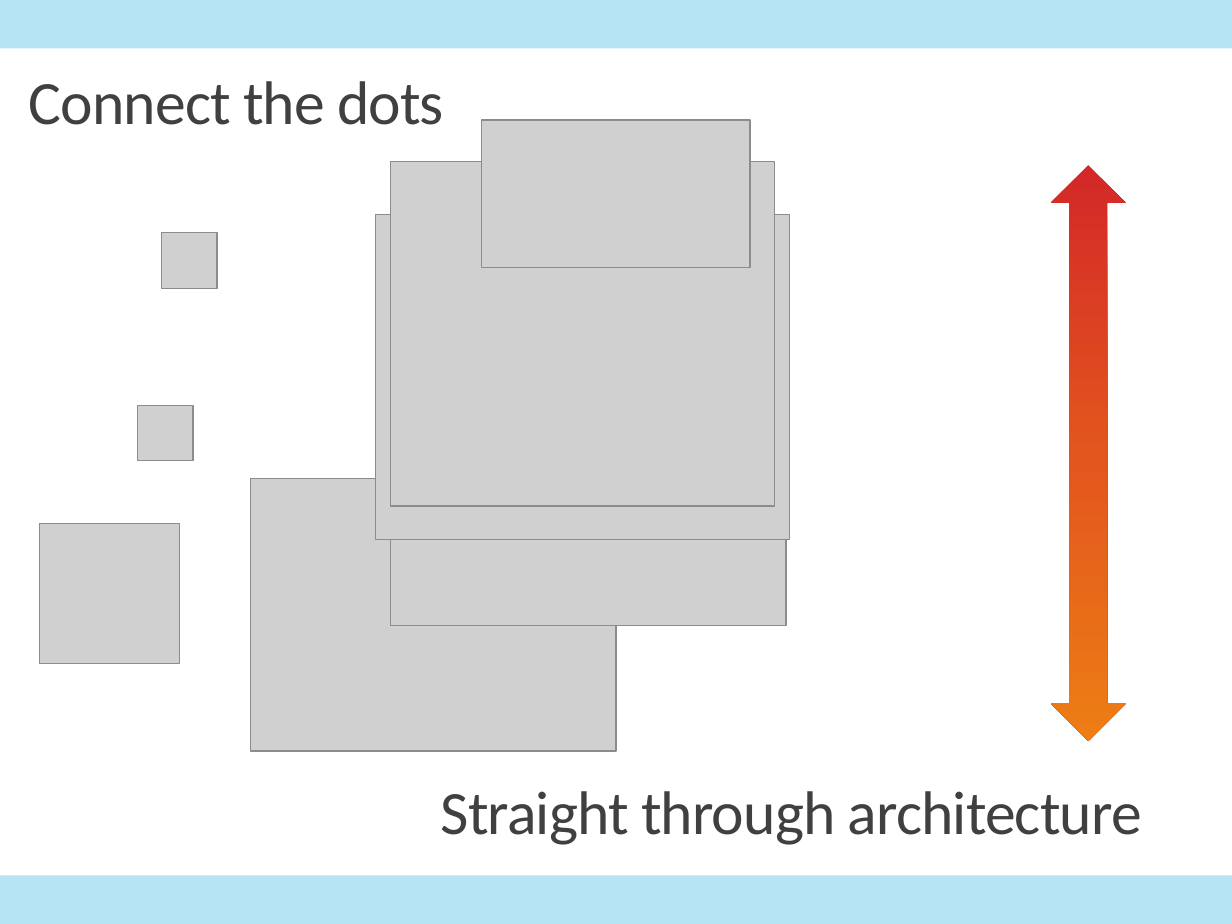
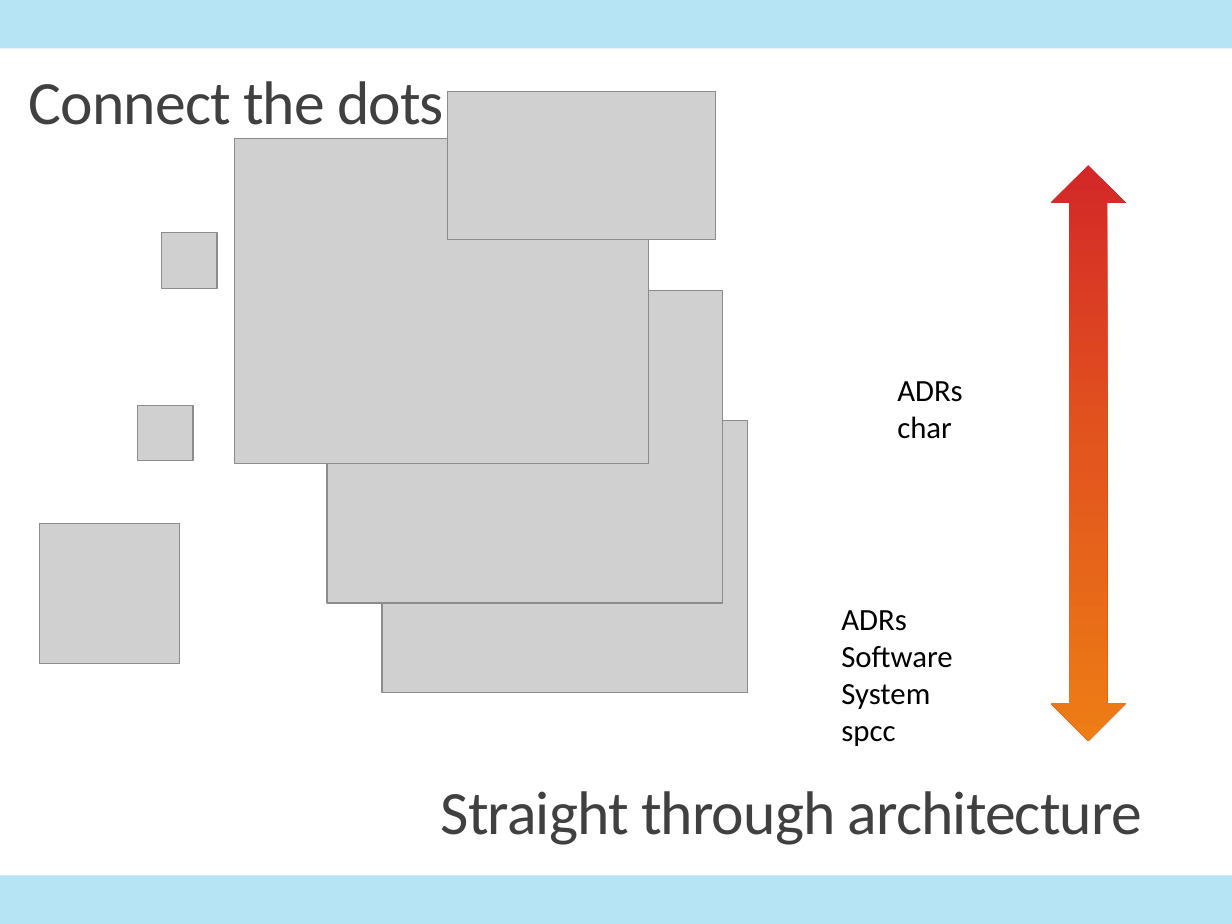
Before and after one commit to ITDependsQ42022/Hey-Blue, a slide deck: slide 4 of HeyBlue.pptx (slide 2 before the commit). Drawn at 1232x924 pixels with LibreOffice and Linux fonts; fonts in the diff are those of the drawing; grey boxes stand for pictures. Boxes give left, top, right and bottom in pixels: in the first picture for what was removed or moved away, otherwise in the second. Text is boxed around its words. In the diff, an @@ line names an element or a change of style, - is before the commit and + after.

```diff
--- a/HeyBlue.pptx
+++ b/HeyBlue.pptx
@@ picture: place and size @@
-picture at bbox=[482, 120, 750, 267]
+picture at bbox=[447, 91, 716, 239]
@@ picture: place and size @@
-picture at bbox=[376, 214, 790, 540]
+picture at bbox=[234, 139, 648, 464]
@@ picture removed at bbox=[391, 161, 774, 506] @@
@@ picture: place and size @@
-picture at bbox=[391, 313, 786, 626]
+picture at bbox=[326, 291, 722, 604]
@@ text added at bbox=[897, 381, 962, 439], 18 pt, text #000000 @@
+ADRs
+char
@@ picture: place and size @@
-picture at bbox=[250, 478, 616, 750]
+picture at bbox=[382, 420, 748, 692]
@@ text added at bbox=[841, 610, 952, 746], 18 pt, text #000000 @@
+ADRs
+Software System spcc
```
Also in this commit, not shown: 1 other slide changed, 4 slides added, 1 other file.
